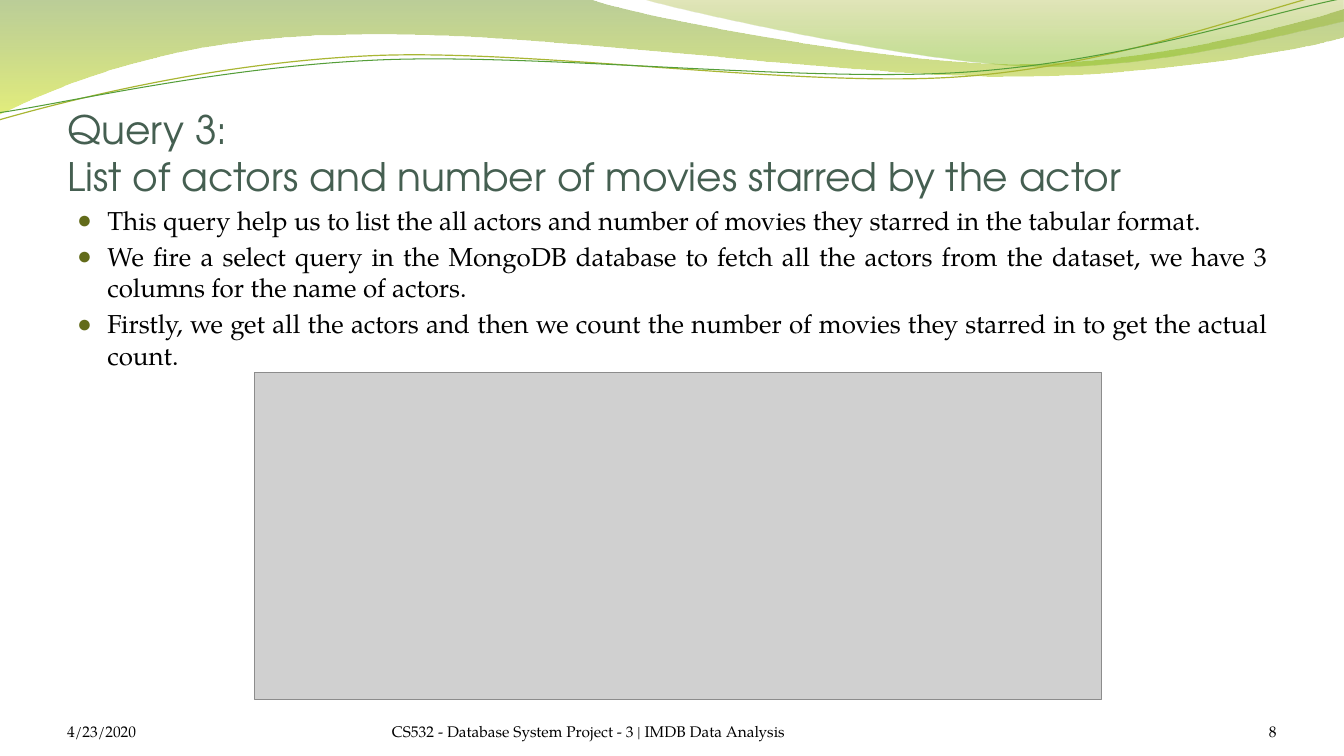
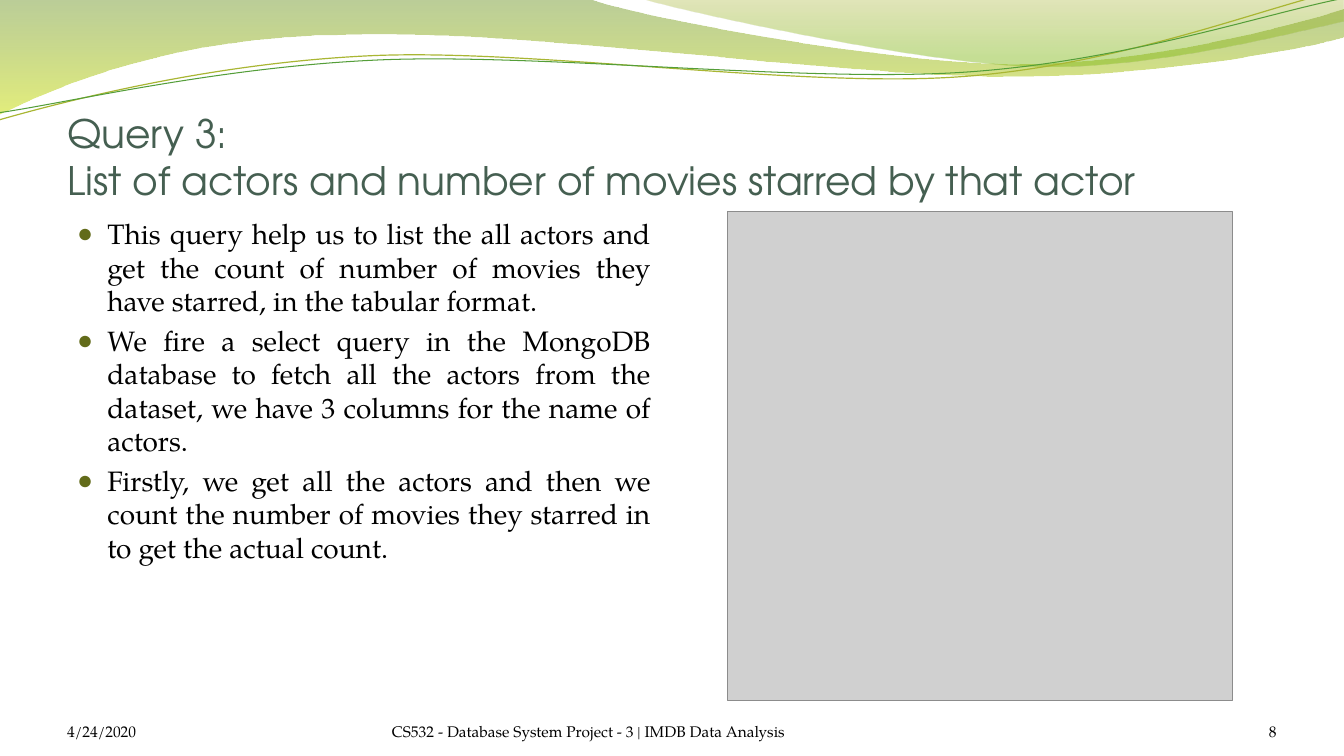
Before and after one commit to satrio-yudhoatmojo/CS532-Database-Systems-Spring-2020, a slide deck: slide 8 of Project-03/docs/saraf-yudhoatmojo_Presentation.pptx. Drawn at 1344x756 pixels with LibreOffice and Linux fonts; fonts in the diff are those of the drawing; grey boxes stand for pictures; background and template pictures are left out. Boxes give left, top, right and bottom in pixels: in the first picture for what was removed or moved away, otherwise in the second. Text is boxed around its words. In the diff, an @@ line names an element or a change of style, - is before the commit and + after.

```diff
--- a/Project-03/docs/saraf-yudhoatmojo_Presentation.pptx
+++ b/Project-03/docs/saraf-yudhoatmojo_Presentation.pptx
@@ title at [67, 118, 1136, 213]: text changed @@
-Query 3:
-List of actors and number of movies starred by the actor
+Query 3:
+List of actors and number of movies starred by that actor
@@ text "This query help us to ...": place and size @@
-text "This query help us to ..." at [107, 211, 1267, 366]
+text "This query help us to ..." at [107, 223, 651, 566]
@@ text at [107, 223, 650, 315]: text changed; size 18.5 to 20 pt @@
-● This query help us to list the all actors and number of movies they starred in the tabular format.
+● This query help us to list the all actors and get the count of number of movies they have starred, in the tabular format.
@@ picture added at [727, 212, 1233, 701] @@
@@ text at [107, 330, 651, 566]: size 18.5 to 20 pt in "We fire a select query in the ...", "Firstly, we get all the actors and ..." @@
@@ picture removed at [254, 372, 1102, 699] @@
@@ text at [67, 726, 136, 740]: text changed @@
-4/23/2020
+4/24/2020
```
Also in this commit, not shown: 13 other slides changed, 1 slide added.
